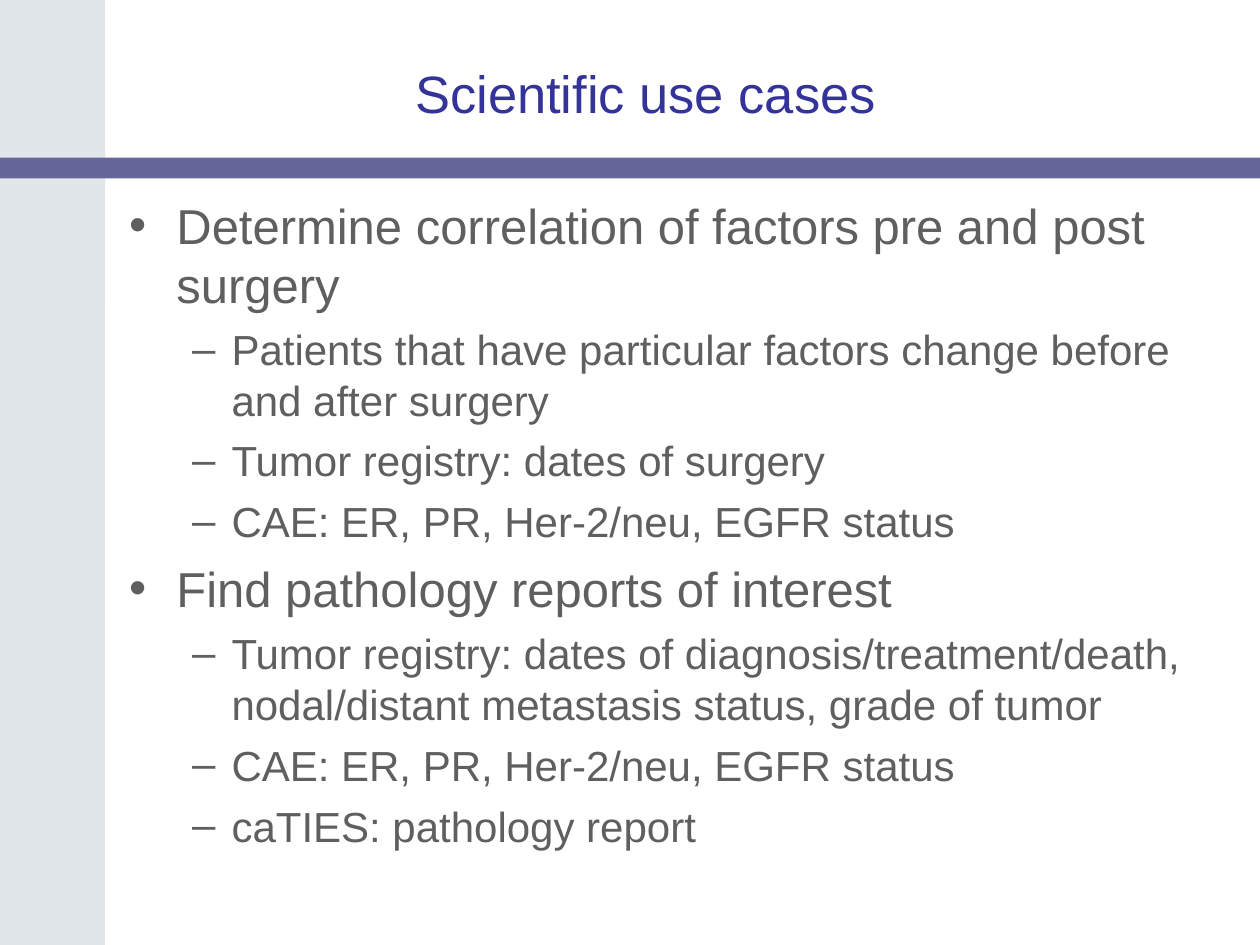
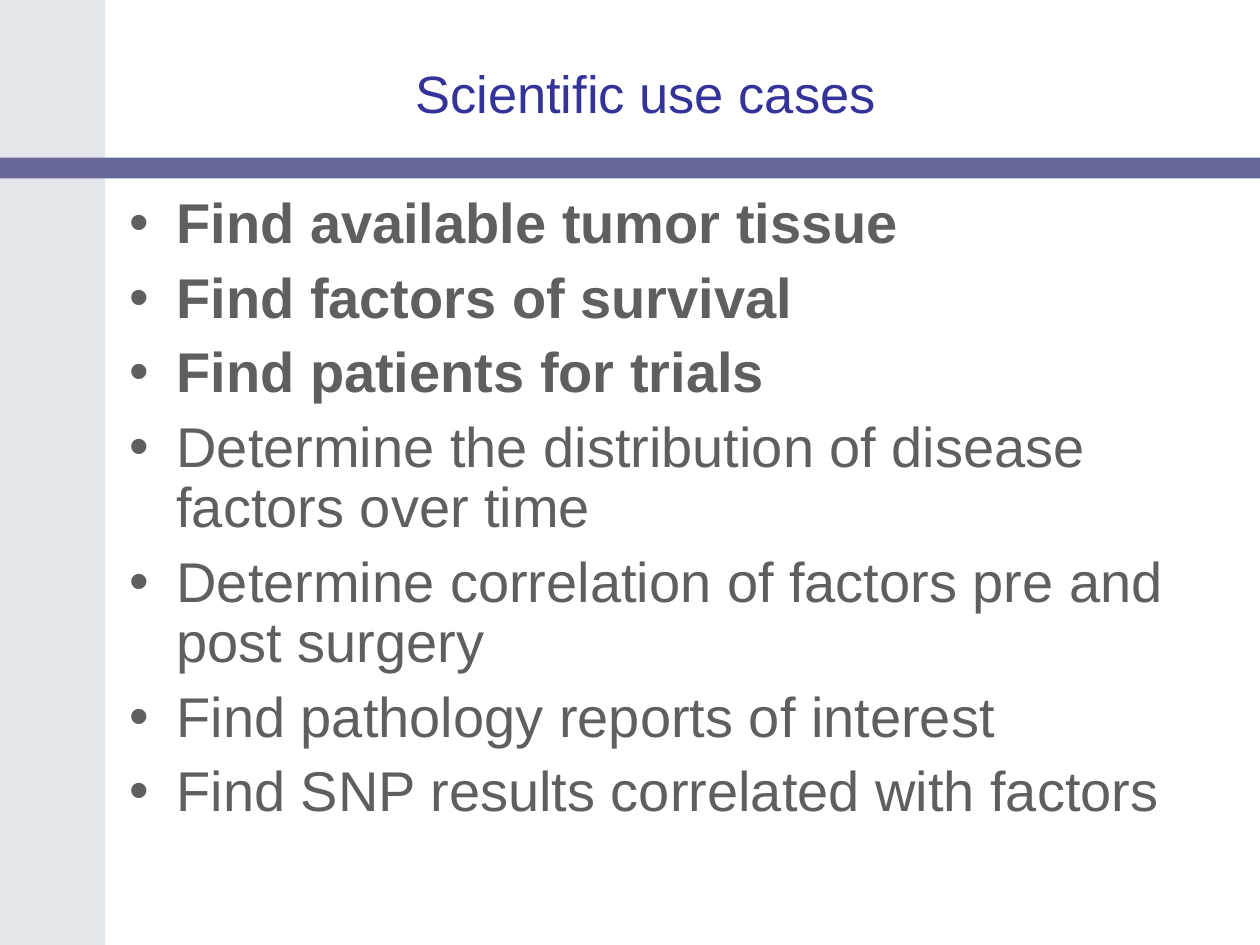
Before and after one commit to NCIP/catrip, a slide deck: slide 5 of catrip/documentation/presentations/silver_review_2006_12_08/catrip_silver_review.ppt (slide 9 before the commit). Drawn at 1260x945 pixels with LibreOffice and Linux fonts; fonts in the diff are those of the drawing; background and template pictures are left out. Boxes give left, top, right and bottom in pixels: in the first picture for what was removed or moved away, otherwise in the second. Text is boxed around its words. In the diff, an @@ line names an element or a change of style, - is before the commit and + after.

```diff
--- a/catrip/documentation/presentations/silver_review_2006_12_08/catrip_silver_review.ppt
+++ b/catrip/documentation/presentations/silver_review_2006_12_08/catrip_silver_review.ppt
@@ text at bbox=[176, 202, 1085, 528]: paragraphs added @@
+• Find available tumor tissue
+• Find factors of survival
+• Find patients for trials
+• Determine the distribution of disease factors over time
@@ text at bbox=[232, 334, 1170, 543]: paragraphs removed @@
-  – Patients that have particular factors change before and after surgery
-  – Tumor registry: dates of surgery
-  – CAE: ER, PR, Her-2/neu, EGFR status
@@ text at bbox=[176, 561, 1162, 748]: size 28 to 32 pt in "Determine correlation of factors pre and post ...", "Find pathology reports of interest"; line spacing 1 to 0.9; more space between paragraphs @@
@@ text at bbox=[176, 770, 1158, 812]: text changed; size 24 to 32 pt @@
-  – Tumor registry: dates of diagnosis/treatment/death, nodal/distant metastasis status, grade of tumor
-  – CAE: ER, PR, Her-2/neu, EGFR status
-  – caTIES: pathology report
+• Find SNP results correlated with factors
```
Also in this commit, not shown: 5 other slides changed, 21 slides added, 16 slides removed.
